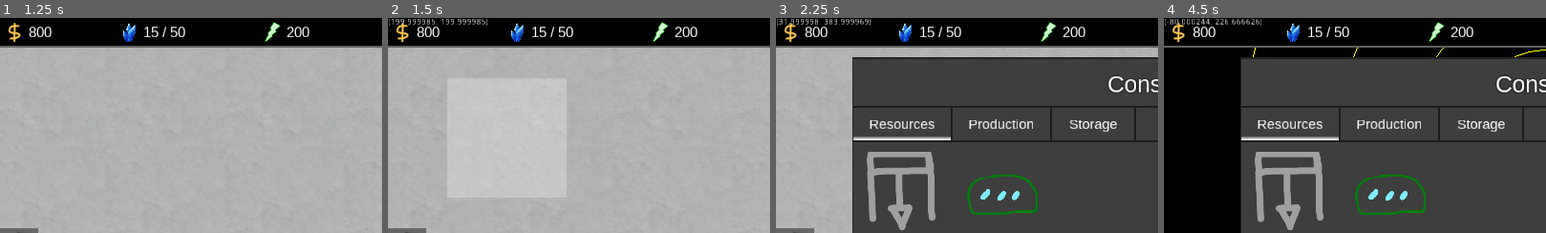
Above: before the commit, frames 1-4 (left to right).
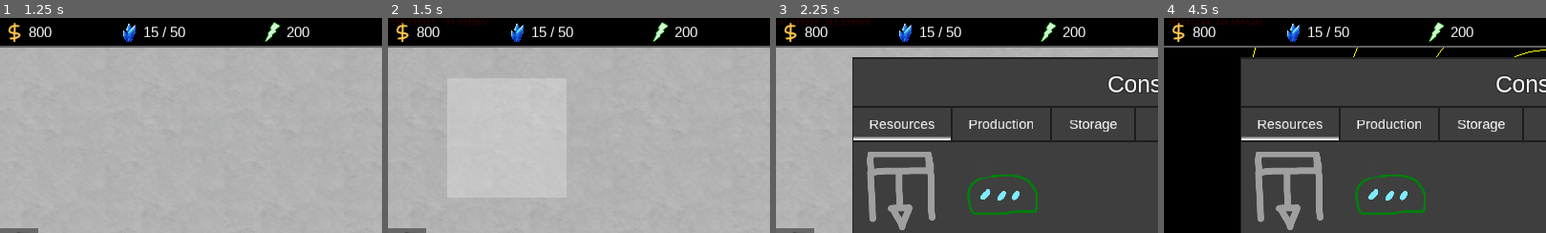
Above: after the commit, the same moments.

Repository: Apple0726/helixteus-3
Game: Godot game, scene res://Scenes/Game.tscn
Same seed, same stepped clock (60 frames per second), same inputs: the game is played once before the commit and once after it.
Inputs (mouse positions are % of the whole screen's width and height, from its top left):
- Up to frame 1 (1.25 s): click "Play" at 0.5 s
- Up to frame 2 (1.5 s): click (16, 28) at 1.27 s
- Up to frame 3 (2.25 s): click (2, 53) at 2 s
- Up to frame 4 (4.5 s): click (2, 62) at 2.75 s; click (50, 25) at 3.52 s; click (48, 34) at 4.27 s
The pictures show only the part of the screen within x 0-50%, y 0-50%; the shares and areas given below are measured in that part.

Frame 1 is identical in both runs. In frame 2, 0.3% of the frame differs, in the area x 0-26%, y 0-4%; in frame 3, 0.3%; in frame 4, 0.4%.

Commit message:
Globular clusters in galaxy generation

Diff:
--- a/Scenes/Galaxy.gd
+++ b/Scenes/Galaxy.gd
@@ -19,6 +19,9 @@
 		var star_texture = preload("res://Graphics/Stars/Star.png")
 		star_btn.texture_normal = star_texture
 		var w = int(star["class"][1]) / 10.0#weight for lerps
+		var Y9 = Color(25, 0, 0, 255) / 255.0
+		var Y0 = Color(66, 0, 0, 255) / 255.0
+		var T0 = Color(117, 0, 0, 255) / 255.0
 		var L0 = Color(189, 32, 23, 255) / 255.0
 		var M0 = Color(255, 181, 108, 255) / 255.0
 		var K0 = Color(255, 218, 181, 255) / 255.0
@@ -30,6 +33,12 @@
 		var Q0 = Color(134, 255, 117, 255) / 255.0
 		var R0 = Color(255, 151, 255, 255) / 255.0
 		match star["class"][0]:
+			"Y":
+				star_btn.modulate = lerp(Y0, Y9, w)
+			"T":
+				star_btn.modulate = lerp(T0, Y0, w)
+			"L":
+				star_btn.modulate = lerp(L0, T0, w)
 			"M":
 				star_btn.modulate = lerp(M0, L0, w)
 			"K":
@@ -57,8 +66,13 @@
 		star_btn.connect("pressed", self, "on_system_click", [s_i["id"]])
 		star_btn.rect_position = Vector2(-600 / 2, -600 / 2)
 		star_btn.rect_pivot_offset = Vector2(600 / 2, 600 / 2)
-		star_btn.rect_scale.x = pow(star["size"] / game.SYSTEM_SCALE_DIV, 0.3)
-		star_btn.rect_scale.y = pow(star["size"] / game.SYSTEM_SCALE_DIV, 0.3)
+		var radius
+		if star["size"] < 1:
+			radius = pow(star["size"] / game.SYSTEM_SCALE_DIV, 0.4)
+		else:
+			radius = pow(star["size"] / game.SYSTEM_SCALE_DIV, 0.3)
+		star_btn.rect_scale.x = radius
+		star_btn.rect_scale.y = radius
 		system.position = s_i["pos"]
 
 func on_system_over (id:int):
--- a/Scenes/Game.tscn
+++ b/Scenes/Game.tscn
@@ -67,10 +67,11 @@
 
 [node name="AnimationPlayer" type="AnimationPlayer" parent="."]
 playback_default_blend_time = 4096.0
-"anims/ambient fade in" = SubResource( 2 )
-"anims/title song fade" = SubResource( 3 )
+"anims/ambient fade in" = SubResource( 1 )
+"anims/title song fade" = SubResource( 2 )
 
 [node name="FPS" type="Label" parent="."]
+modulate = Color( 0.301961, 0, 0, 1 )
 margin_right = 74.0
 margin_bottom = 14.0
 __meta__ = {
--- a/Scenes/Water.tscn
+++ b/Scenes/Water.tscn
@@ -21,7 +21,7 @@
 [node name="AnimatedSprite" type="Sprite" parent="."]
 texture = ExtResource( 1 )
 hframes = 30
-frame = 27
+frame = 13
 
 [node name="AnimationPlayer" type="AnimationPlayer" parent="AnimatedSprite"]
 playback_default_blend_time = 4096.0
--- a/Scripts/Game.gd
+++ b/Scripts/Game.gd
@@ -151,7 +151,7 @@
 		loading.position = Vector2(640, 360)
 		self.add_child(loading)
 		loading.name = "Loading"
-		gc_remaining = floor(pow(galaxy_data[c_g]["system_num"], 0.8) / 350.0)
+		gc_remaining = floor(pow(galaxy_data[c_g]["system_num"], 0.8) / 250.0)
 		generate_system_part()
 	else:
 		view.add_obj("Galaxy", galaxy_data[c_g]["view"]["pos"], galaxy_data[c_g]["view"]["zoom"])
@@ -270,13 +270,27 @@
 		s_i["parent"] = id
 		s_i["planets"] = []
 		s_i["discovered"] = false
+
+		#Checks whether the star is in globular cluster
+		var N = star_shapes.size()
+		if N >= total_sys_num / 8:
+			star_shapes.sort_custom(self, "sort_shapes")
+			star_shapes = star_shapes.slice(int((N - 1) * 0.9), N - 1)
+			min_dist_from_center = star_shapes[0]["outer_radius"]
+			if gc_remaining > 0 and gc_offset > 1 + int(pow(total_sys_num, 0.1)):
+				gc_remaining -= 1
+				gc_stars_remaining = int(pow(total_sys_num, 0.5) * rand_range(1, 3))
+				gc_center = polar2cartesian(rand_range(min_dist_from_center * 1.25, min_dist_from_center * 1.5), rand_range(0, 2 * PI))
+				max_dist_from_center = 100
+			gc_offset += 1
+
 		var num_stars = 1
 #		while randf() < 0.3 / float(num_stars):
 #			num_stars += 1
 		var stars = []
 		for _j in range(0, num_stars):
 			var star = {}
-			var a = 2.0
+			var a = 1.65 if gc_stars_remaining == 0 else 4.0
 
 			#Solar masses
 			var mass = -log(1 - randf()) / a
@@ -382,22 +396,14 @@
 		s_i["view"] = {"pos":Vector2(640, 360), "zoom":0.5 / combined_star_size}
 
 		#Collision detection
-		var radius = 320 * pow(biggest_star_size / SYSTEM_SCALE_DIV, 0.3)
+		var radius
+		if biggest_star_size < 1:
+			radius = 320 * pow(biggest_star_size / SYSTEM_SCALE_DIV, 0.4)
+		else:
+			radius = 320 * pow(biggest_star_size / SYSTEM_SCALE_DIV, 0.3)
 		var circle
 		var pos
 		var colliding = true
-		var N = star_shapes.size()
-		if N >= total_sys_num / 8:
-			star_shapes.sort_custom(self, "sort_shapes")
-			star_shapes = star_shapes.slice(int((N - 1) * 0.9), N - 1)
-			min_dist_from_center = star_shapes[0]["outer_radius"]
-			if gc_remaining > 0 and gc_offset > 1 + int(pow(total_sys_num, 0.1)):
-				gc_remaining -= 1
-				gc_stars_remaining = int(pow(total_sys_num, 0.5) * 2)
-				max_dist_from_center = 100
-				gc_center = polar2cartesian(rand_range(min_dist_from_center, min_dist_from_center * 1.5), rand_range(0, 2 * PI))
-				print(gc_stars_remaining)
-			gc_offset += 1
 		if gc_stars_remaining == 0:
 			gc_center = Vector2.ZERO
 			if min_dist_from_center == 0:
@@ -411,8 +417,8 @@
 			var dist_from_center = rand_range(0, max_dist_from_center)
 			if gc_stars_remaining == 0:
 				dist_from_center = rand_range(min_dist_from_center + radius, max_dist_from_center)
+			outer_radius = radius + dist_from_center
 			pos = polar2cartesian(dist_from_center, rand_range(0, 2 * PI)) + gc_center
-			outer_radius = radius + dist_from_center + gc_center.length()
 			circle = {"pos":pos, "radius":radius, "outer_radius":outer_radius}
 			for star_shape in star_shapes:
 				if pos.distance_to(star_shape["pos"]) < radius + star_shape["radius"]:
@@ -422,14 +428,30 @@
 						max_dist_from_center *= 1.2
 						radius_increase_counter = 0
 					break
+			if not colliding:
+				for gc_circle in gc_circles:
+					if pos.distance_to(gc_circle["pos"]) < radius + gc_circle["radius"]:
+						colliding = true
+						radius_increase_counter += 1
+						if radius_increase_counter > 5:
+							max_dist_from_center *= 1.2
+							radius_increase_counter = 0
+						break
 		if outer_radius > max_outer_radius:
 			max_outer_radius = outer_radius
 		if gc_stars_remaining > 0:
 			gc_stars_remaining -= 1
+			gc_circles.append(circle)
 			if gc_stars_remaining == 0:
-				pass
+				#Convert globular cluster to a single huge circle for collision detection purposes
+				gc_circles.sort_custom(self, "sort_shapes")
+				var big_radius = gc_circles[-1]["outer_radius"]
+				star_shapes = [{"pos":gc_center, "radius":big_radius, "outer_radius":gc_center.length() + big_radius}]
+				print(star_shapes[0]["outer_radius"])
+				gc_circles = []
+		else:
+			star_shapes.append(circle)
 		s_i["pos"] = pos
-		star_shapes.append(circle)
 		var s_id = system_data.size()
 		s_i["id"] = s_id
 		s_i["stars"] = stars
Not shown: 2 places in Scenes/Game.tscn that only renumber resources
